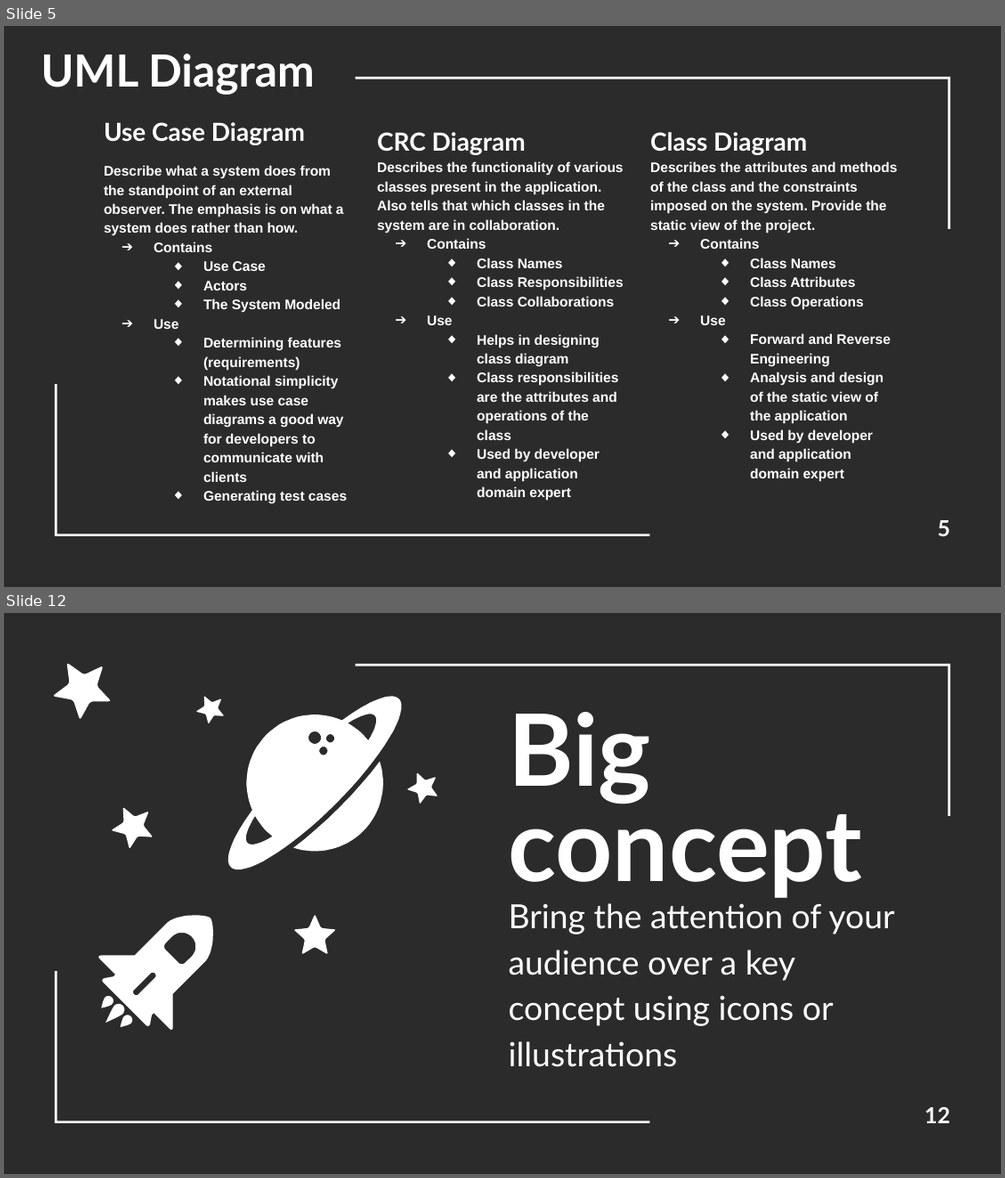
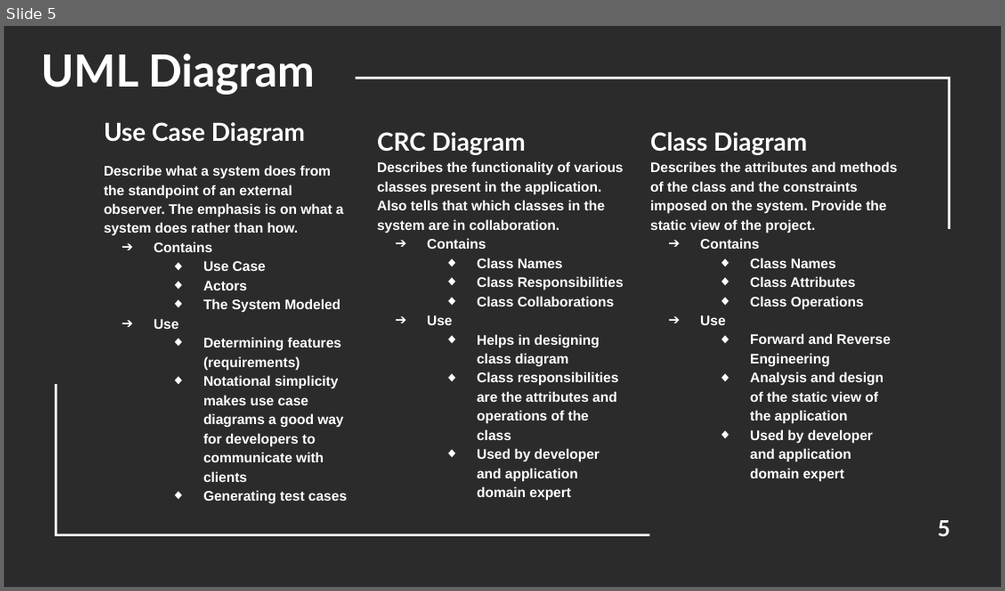
Before and after one commit to divy3011/AkAAD, a slide deck: Media Player.pptx. Shown one above the other, each under a label of ours: slides 5 and 12 before the commit, slide 5 after it; the slides between them are not shown. The pictures are 1005x1178 and 1005x591 pixels, drawn with LibreOffice and Linux fonts; fonts in the diff are those of the drawing; background and template pictures are left out; a plain dark background stands for a picture behind light text. Boxes give left, top, right and bottom in pixels: in the first picture for what was removed or moved away, otherwise in the second. Text is boxed around its words. In the diff, an @@ line names an element or a change of style, - is before the commit and + after.

```diff
--- a/Media Player.pptx
+++ b/Media Player.pptx
@@ slide 12 removed at (4, 613, 1001, 1174), background picture (left out); not listed: 2 template elements that a slide beside it also shows @@
@@ freeform shape removed at (46, 648, 123, 725) @@
@@ freeform shape removed at (192, 690, 227, 725) @@
@@ freeform shape removed at (228, 696, 402, 869) @@
@@ title removed at (509, 712, 863, 898) @@
-Big concept
@@ freeform shape removed at (293, 762, 383, 852) @@
@@ freeform shape removed at (404, 766, 445, 808) @@
@@ freeform shape removed at (105, 798, 159, 852) @@
@@ subtitle removed at (509, 903, 894, 1067) @@
-Bring the attention of your audience over a key concept using icons or illustrations
@@ freeform shape removed at (295, 915, 336, 954) @@
@@ group removed at (98, 915, 213, 1030): 4 freeform shapes @@
@@ page number removed at (924, 1107, 950, 1123) @@
-12
```
Also in this commit, not shown: 3 slides changed, 7 slides added, 23 other slides removed.
